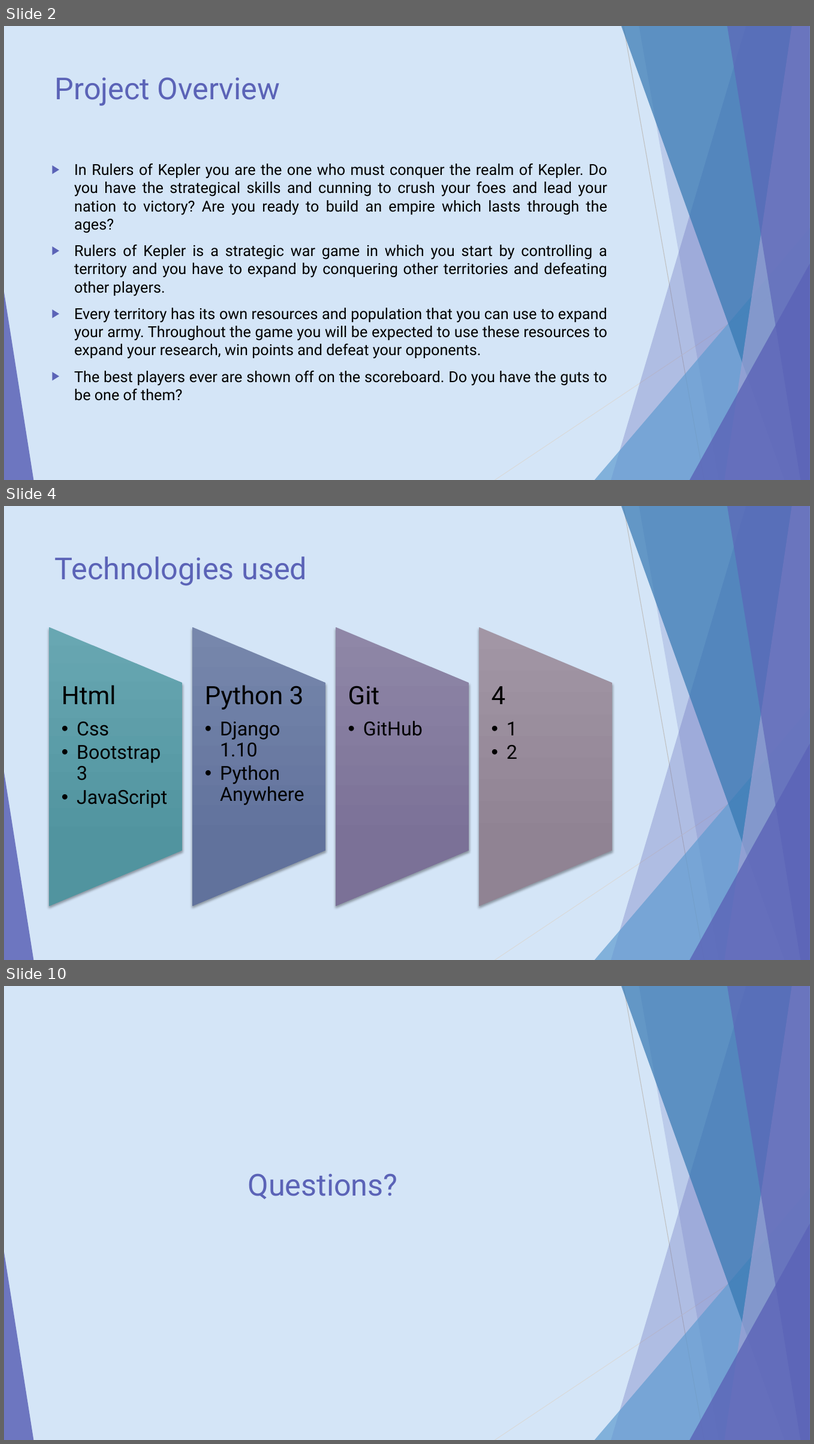
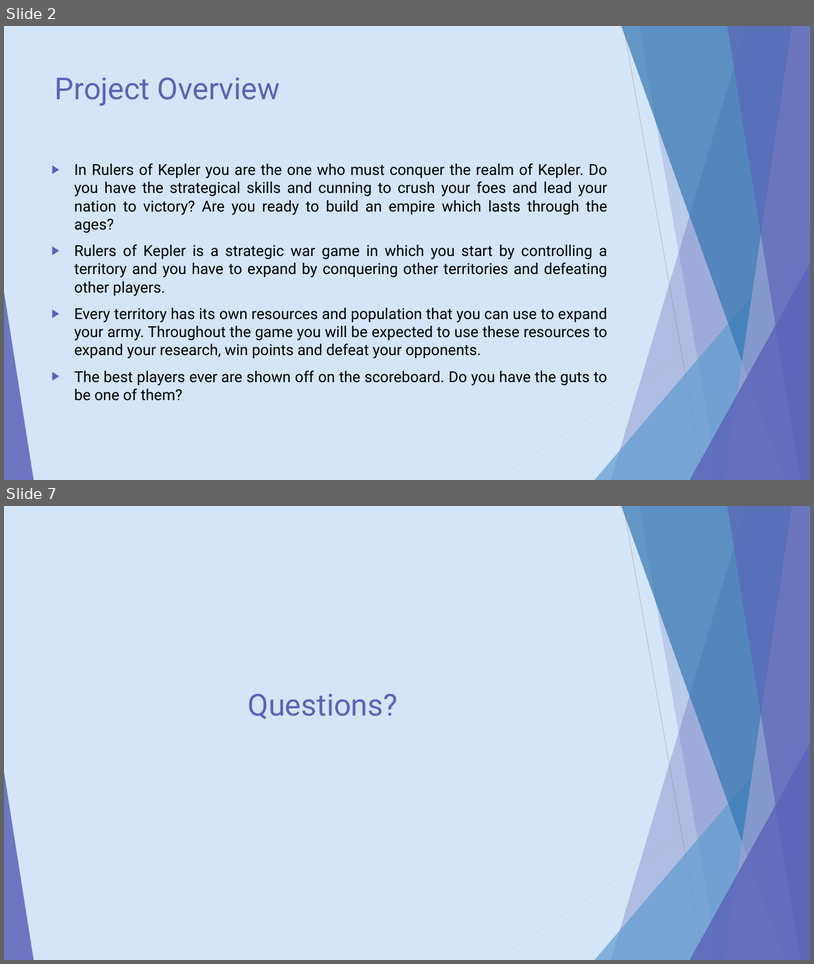
Before and after one commit to Gystark/RulersofKepler, a slide deck: presentation/Kepler.pptx. Shown one above the other, each under a label of ours: slides 2, 4 and 10 before the commit, slides 2 and 7 after it; the slides between them are not shown. The pictures are 814x1444 and 814x964 pixels, drawn with LibreOffice and Linux fonts; fonts in the diff are those of the drawing. Boxes give left, top, right and bottom in pixels: in the first picture for what was removed or moved away, otherwise in the second. Text is boxed around its words. In the diff, an @@ line names an element or a change of style, - is before the commit and + after.

```diff
--- a/presentation/Kepler.pptx
+++ b/presentation/Kepler.pptx
@@ slide 4 removed at (4,506,810,960), background #D4E5F7; not listed: 10 template elements that a slide beside it also shows @@
@@ title removed at (55,556,307,586) @@
-Technologies used
@@ group removed at (49,627,612,906): 4 flow chart manual operations, 4 texts @@
-Html
-  • Css
-  • Bootstrap 3
-  • JavaScript
-Python 3
-  • Django 1.10
-  • Python Anywhere
-Git
-  • GitHub
-4
-  • 1
-  • 2
@@ what was slide 10 is now slide 7 @@
```
Also in this commit, not shown: 4 slides changed, 1 slide added, 3 other slides removed, 14 other files.
